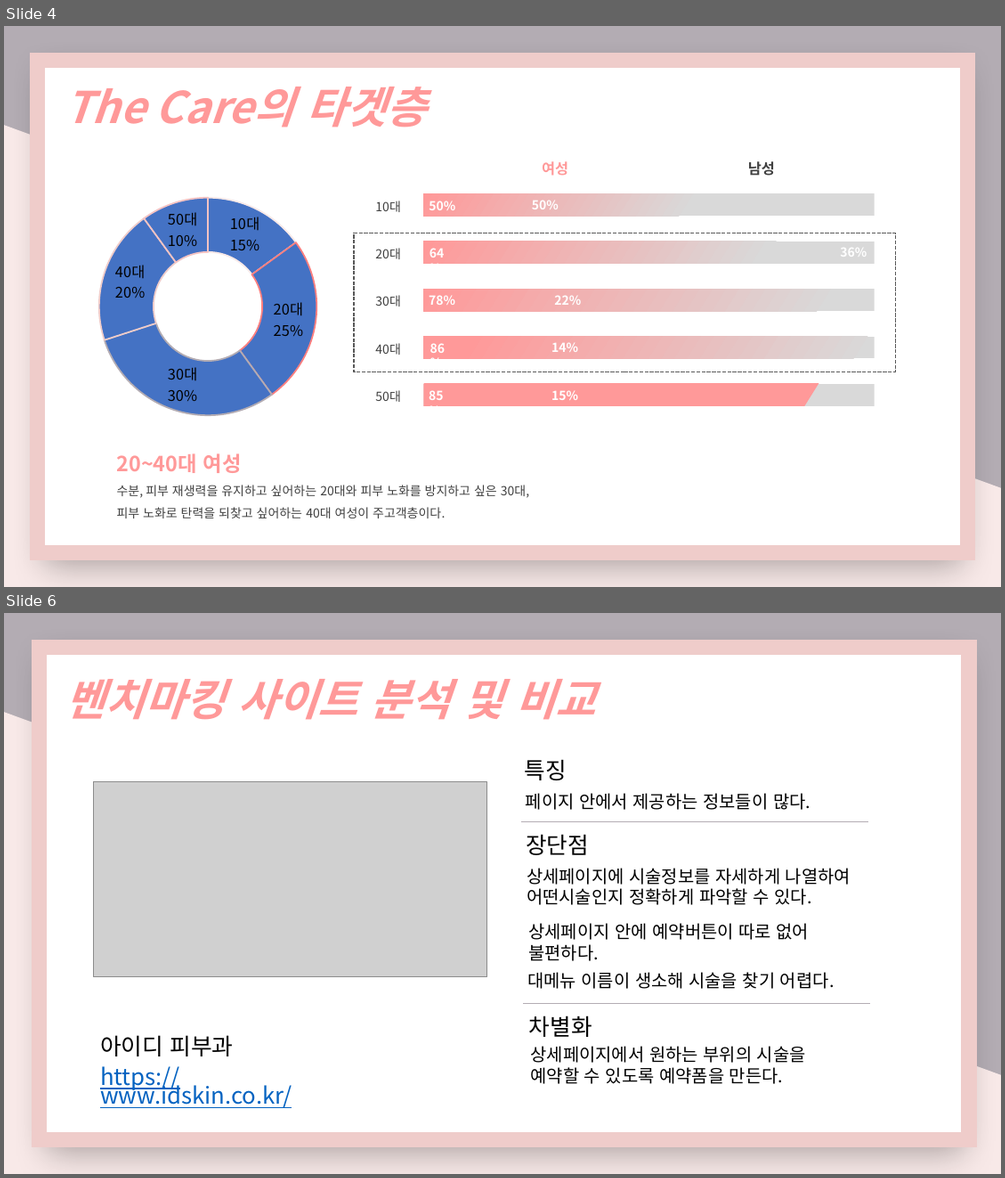
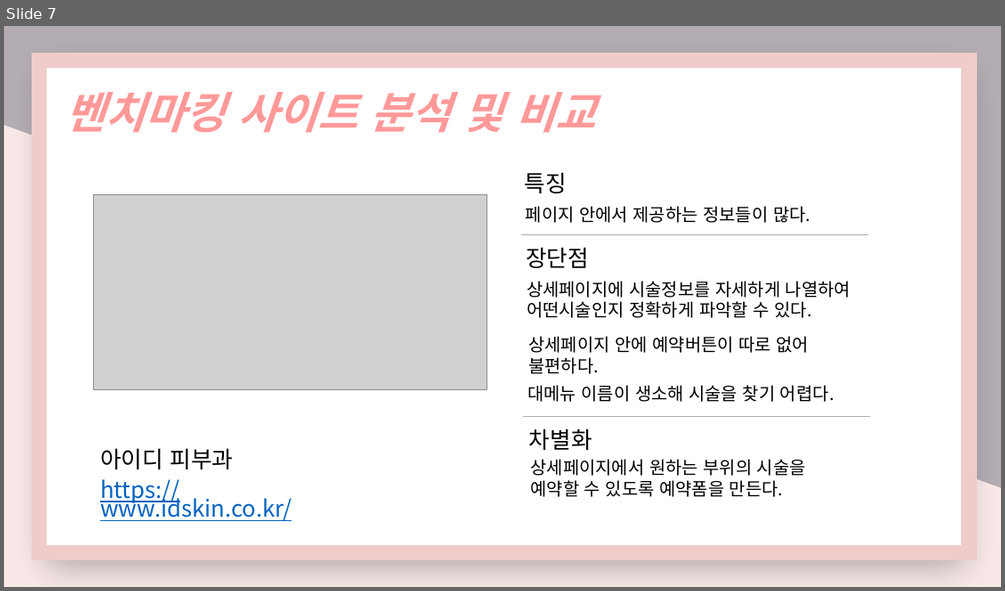
Before and after one commit to nimi2838/thecare, a slide deck: 졸작 기획서.pptx. Shown one above the other, each under a label of ours: slides 4 and 6 before the commit, slide 7 after it; the slides between them are not shown. The pictures are 1005x1178 and 1005x591 pixels, drawn with LibreOffice and Linux fonts; fonts in the diff are those of the drawing; grey boxes stand for pictures. Boxes give left, top, right and bottom in pixels: in the first picture for what was removed or moved away, otherwise in the second. Text is boxed around its words. In the diff, an @@ line names an element or a change of style, - is before the commit and + after.

```diff
--- a/졸작 기획서.pptx
+++ b/졸작 기획서.pptx
@@ slide 4 removed at bbox=[4, 26, 1001, 587], background gradient #B3ACB3 to #F8E9E8 @@
@@ rectangle removed at bbox=[38, 61, 968, 553] @@
@@ text removed at bbox=[65, 87, 426, 127] @@
-The Care의 타겟층
@@ doughnut chart removed at bbox=[53, 182, 364, 432] @@
-categories: 10대, 20대, 30대, 40대, 50대
-Series 1: 15, 25, 30, 20, 10
@@ text removed at bbox=[542, 161, 775, 176] @@
-여성 남성
@@ text removed at bbox=[375, 200, 400, 212] @@
-10대
@@ rectangle removed at bbox=[423, 193, 874, 216] @@
-50%
@@ text removed at bbox=[429, 200, 455, 210] @@
-50%
@@ rectangle removed at bbox=[354, 233, 896, 372] @@
@@ text removed at bbox=[375, 248, 400, 259] @@
-20대
@@ rectangle removed at bbox=[423, 241, 874, 264] @@
-36%
@@ text removed at bbox=[429, 248, 444, 257] @@
-64%
@@ rectangle removed at bbox=[423, 289, 874, 311] @@
-22%
@@ text removed at bbox=[375, 295, 400, 306] @@
-30대
@@ text removed at bbox=[429, 295, 455, 305] @@
-78%
@@ text removed at bbox=[375, 343, 400, 354] @@
-40대
@@ rectangle removed at bbox=[423, 337, 874, 359] @@
-14%
@@ text removed at bbox=[430, 343, 445, 353] @@
-86%
@@ text removed at bbox=[375, 390, 400, 402] @@
-50대
@@ rectangle removed at bbox=[423, 384, 874, 407] @@
-15%
@@ text removed at bbox=[429, 390, 443, 400] @@
-85%
@@ text removed at bbox=[117, 453, 529, 518] @@
-20~40대 여성
-수분, 피부 재생력을 유지하고 싶어하는 20대와 피부 노화를 방지하고 싶은 30대,
-피부 노화로 탄력을 되찾고 싶어하는 40대 여성이 주고객층이다.
@@ what was slide 6 is now slide 7 @@
```
Also in this commit, not shown: 5 slides changed, 3 slides added, 4 other slides removed, 3 other files.
